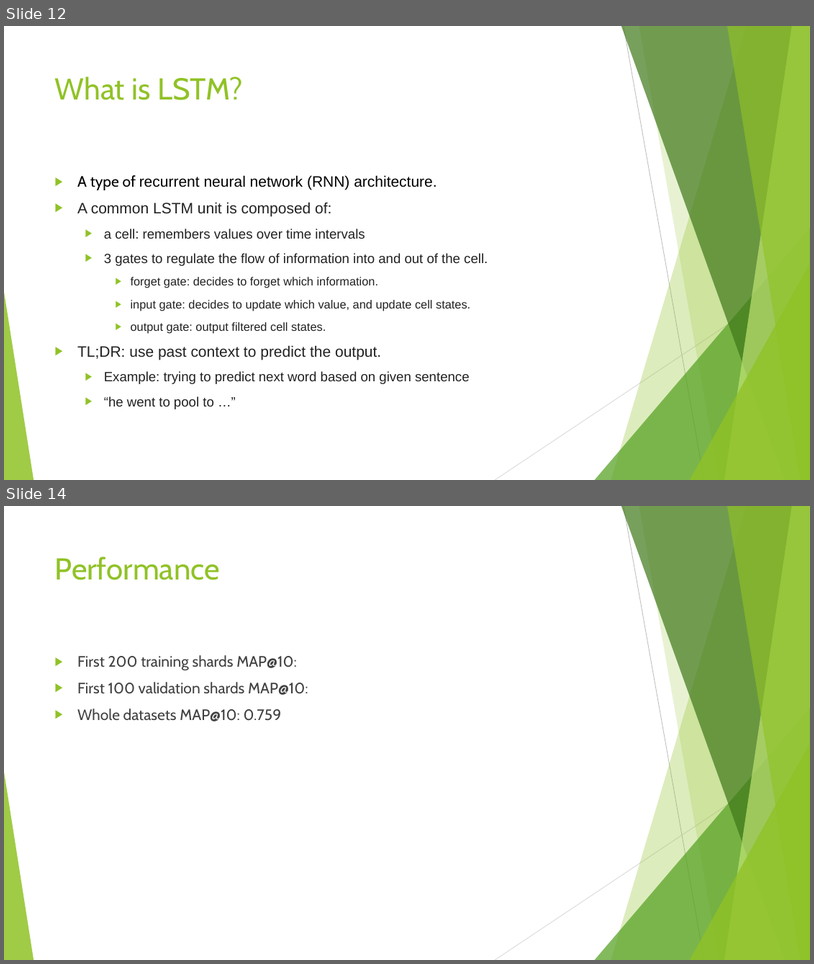
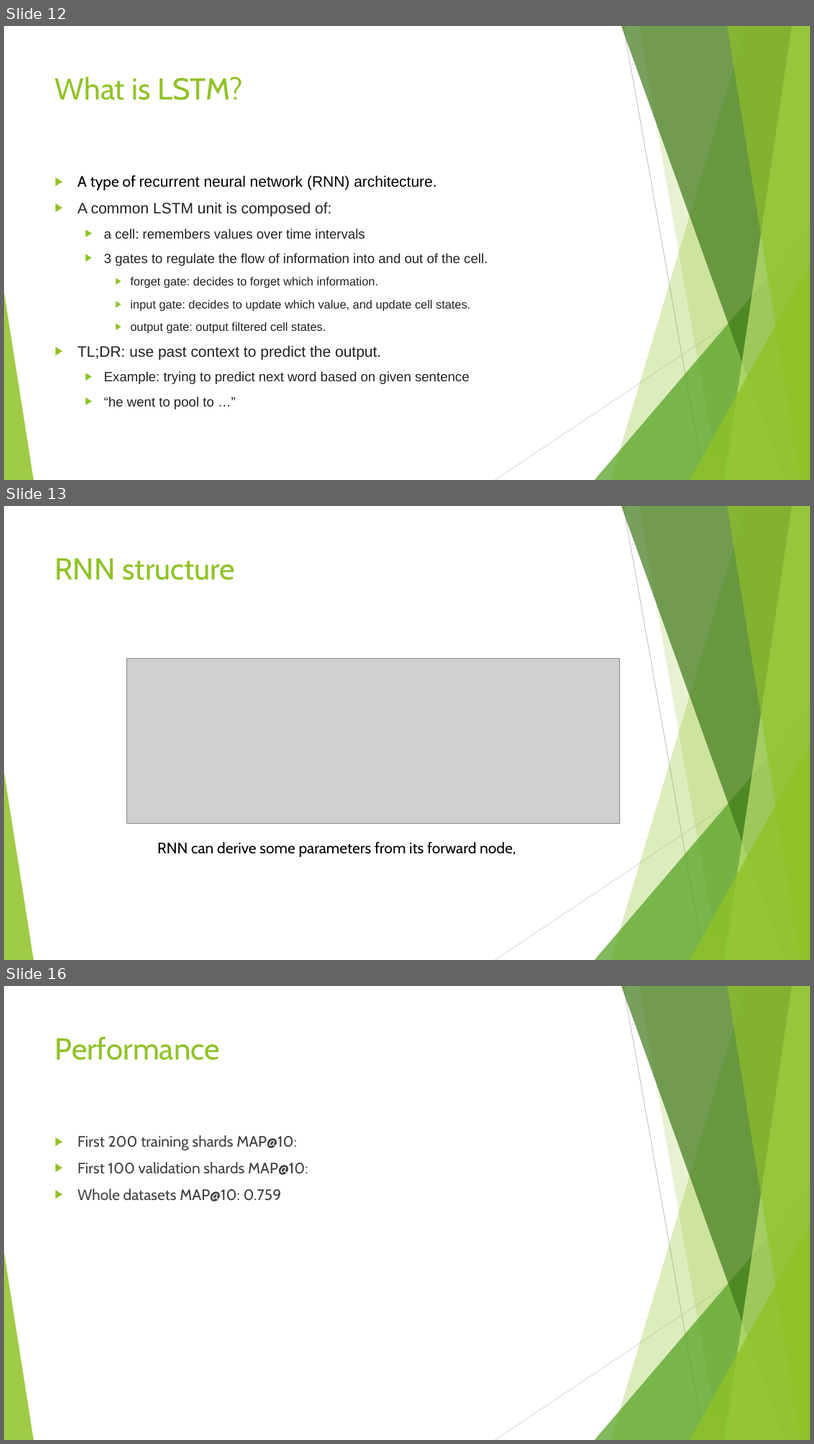
Before and after one commit to VongolaTeong/Multi-label-Classification-on-YouTube-8M, a slide deck: 518030990014.pptx. Shown one above the other, each under a label of ours: slides 12 and 14 before the commit, slides 12, 13 and 16 after it; the slides between them are not shown. The pictures are 814x964 and 814x1444 pixels, drawn with LibreOffice and Linux fonts; fonts in the diff are those of the drawing; grey boxes stand for pictures. Boxes give left, top, right and bottom in pixels: in the first picture for what was removed or moved away, otherwise in the second. Text is boxed around its words. In the diff, an @@ line names an element or a change of style, - is before the commit and + after.

```diff
--- a/518030990014.pptx
+++ b/518030990014.pptx
@@ slide 13 added at [4,506,810,960], background #FFFFFF; not listed: 10 template elements that a slide beside it also shows @@
@@ title added at [55,558,235,580], 36 pt, text #90C226 @@
+RNN structure
@@ picture added at [127,659,620,823] @@
@@ text added at [157,842,516,857], 18 pt, text #000000 @@
+RNN can derive some parameters from its forward node,
@@ what was slide 14 is now slide 16 @@
```
Also in this commit, not shown: 3 other slides added, 2 slides removed, 8 other files.
